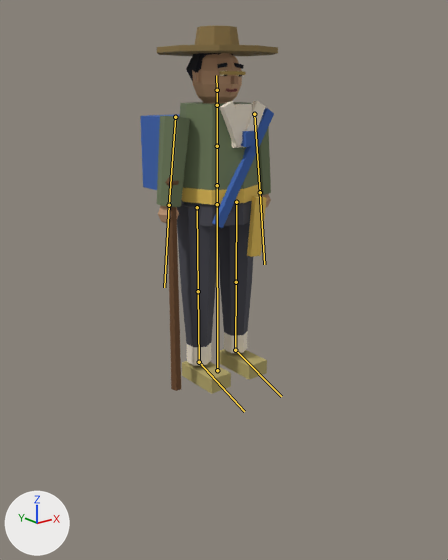
Two versions of the glTF model assets3d/npcs/npc_N110b.glb, one commit apart.
Before and after are seen from a camera (50 mm lens) standing at (-1.92, -2.45, 1.5) and looking at (-0.11, -0.19, 0.59). The axes (+X, +Y, +Z) are drawn at lower left. The lights are the same throughout. The picture after the commit comes second. The bones that bend it are drawn over the model as lines.

In view in the first picture: 'npc_N110b_part0', 'npc_N110b_part1', 'npc_N110b_part11', 'npc_N110b_part12', 'npc_N110b_part13', 'npc_N110b_part14', 'npc_N110b_part2', 'npc_N110b_part3', 'npc_N110b_part4', 'npc_N110b_part5', 'npc_N110b_part7', 'npc_N110b_part8', 'npc_N110b_part9'.
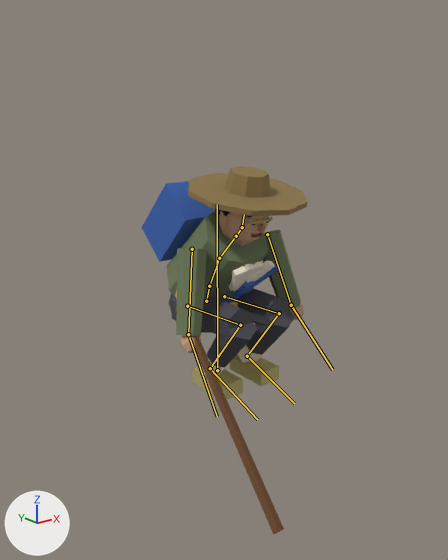
The newer file adds an action. The first version stands in its rest pose; the second is drawn at frame 12 of the action 'SquatRest'.

The edits, one by one:
Bone 'Hips' (bone_hips) moves from (0.0, 0.0, 0.0) to (0.0, -0.543, -0.097).
Bone 'Hips' (bone_hips) turns from (0, 0, 0) to (18, 0, 0) degrees about its own x, y and z.
Bone 'Spine' (bone_spine) turns from (0, 0, 0) to (8, 0, 0) degrees about its own x, y and z.
Bone 'Chest' (bone_chest) turns from (0, 0, 0) to (18, 0, 0) degrees about its own x, y and z.
Bone 'Head' (bone_head) turns from (0, 0, 0) to (-33, 0, 0) degrees about its own x, y and z.
Bone 'UpperArm.L' (bone_upperarm_l) turns from (0, 0, 0) to (-53, -8, -15) degrees about its own x, y and z.
Bone 'Hand.L' (bone_hand_l) turns from (0, 0, 0) to (-30, -4, -2) degrees about its own x, y and z.
Bone 'UpperArm.R' (bone_upperarm_r) turns from (0, 0, 0) to (-53, 8, 15) degrees about its own x, y and z.
Bone 'Hand.R' (bone_hand_r) turns from (0, 0, 0) to (-30, 4, 2) degrees about its own x, y and z.
Bone 'UpperLeg.L' (bone_upperleg_l) turns from (0, 0, 0) to (-111, 0, 0) degrees about its own x, y and z.
Bone 'LowerLeg.L' (bone_lowerleg_l) turns from (0, 0, 0) to (131, 0, 0) degrees about its own x, y and z.
Bone 'Foot.L' (bone_foot_l) turns from (0, 0, 0) to (-37, 0, 0) degrees about its own x, y and z.
Bone 'UpperLeg.R' (bone_upperleg_r) turns from (0, 0, 0) to (-111, 0, 0) degrees about its own x, y and z.
Bone 'LowerLeg.R' (bone_lowerleg_r) turns from (0, 0, 0) to (131, 0, 0) degrees about its own x, y and z.
Bone 'Foot.R' (bone_foot_r) turns from (0, 0, 0) to (-37, 0, 0) degrees about its own x, y and z.

Location of each change, [x1, y1, x2, y2] in pixels of the pictures (448 x 560 px):
'npc_N110b_part4', posed (17% wider, 20% taller)
    before: [157, 102, 271, 207]
    after: [167, 210, 301, 336]
'npc_N110b_part0', posed (65% wider, 45% shorter)
    before: [177, 200, 253, 347]
    after: [169, 288, 295, 368]
'npc_N110b_part13', posed
    before: [140, 108, 274, 228]
    after: [142, 181, 279, 303]
'npc_N110b_part11', posed (65% taller)
    before: [157, 26, 278, 56]
    after: [188, 166, 308, 216]
'npc_N110b_part14', posed (547% wider, 7% taller)
    before: [165, 177, 181, 391]
    after: [175, 306, 284, 534]
'npc_N110b_part5', posed
    before: [158, 53, 271, 224]
    after: [181, 211, 304, 353]
'npc_N110b_part1', posed (46% shorter)
    before: [187, 71, 266, 366]
    after: [199, 216, 275, 375]
'npc_N110b_part2', posed
    before: [182, 349, 267, 394]
    after: [192, 354, 279, 399]
'npc_N110b_part7', posed (mostly hidden afterwards)
    before: [186, 53, 244, 82]
    after: [216, 209, 252, 218]
'npc_N110b_part12', posed
    before: [219, 71, 246, 75]
    after: [247, 217, 273, 225]
'npc_N110b_part8', posed (12% wider, 22% taller)
    before: [231, 76, 238, 84]
    after: [257, 223, 265, 233]
'npc_N110b_part9', posed
    before: [226, 89, 237, 92]
    after: [251, 233, 263, 238]
'npc_N110b_part6', posed (not visible before)
    after: [251, 218, 269, 225]
bone 'Hips', root to tip
    before: (217, 204) to (217, 185)
    after: (206, 301) to (209, 286)
bone 'Spine', root to tip
    before: (217, 185) to (217, 146)
    after: (209, 286) to (219, 258)
bone 'Chest', root to tip
    before: (217, 146) to (217, 105)
    after: (219, 258) to (236, 236)
bone 'Head', root to tip
    before: (217, 90) to (216, 75)
    after: (242, 227) to (244, 214)
bone 'UpperArm.L', root to tip
    before: (254, 114) to (260, 192)
    after: (267, 234) to (291, 305)
bone 'Hand.L', root to tip
    before: (260, 192) to (264, 264)
    after: (291, 305) to (332, 369)
bone 'UpperArm.R', root to tip
    before: (175, 117) to (169, 205)
    after: (192, 249) to (188, 334)
bone 'Hand.R', root to tip
    before: (169, 205) to (164, 287)
    after: (188, 334) to (217, 416)
bone 'UpperLeg.L', root to tip
    before: (236, 202) to (236, 282)
    after: (224, 296) to (279, 313)
bone 'LowerLeg.L', root to tip
    before: (236, 282) to (235, 350)
    after: (279, 313) to (247, 356)
bone 'Foot.L', root to tip
    before: (235, 350) to (281, 396)
    after: (247, 356) to (294, 403)
bone 'UpperLeg.R', root to tip
    before: (197, 207) to (198, 291)
    after: (187, 306) to (240, 325)
bone 'LowerLeg.R', root to tip
    before: (198, 291) to (199, 362)
    after: (240, 325) to (210, 368)
bone 'Foot.R', root to tip
    before: (199, 362) to (244, 411)
    after: (210, 368) to (257, 419)
